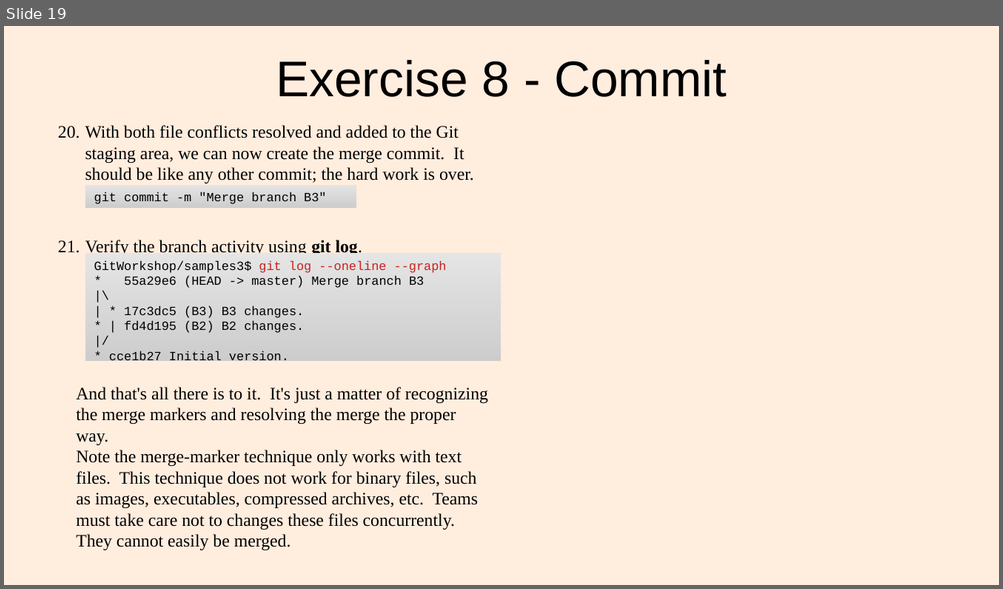
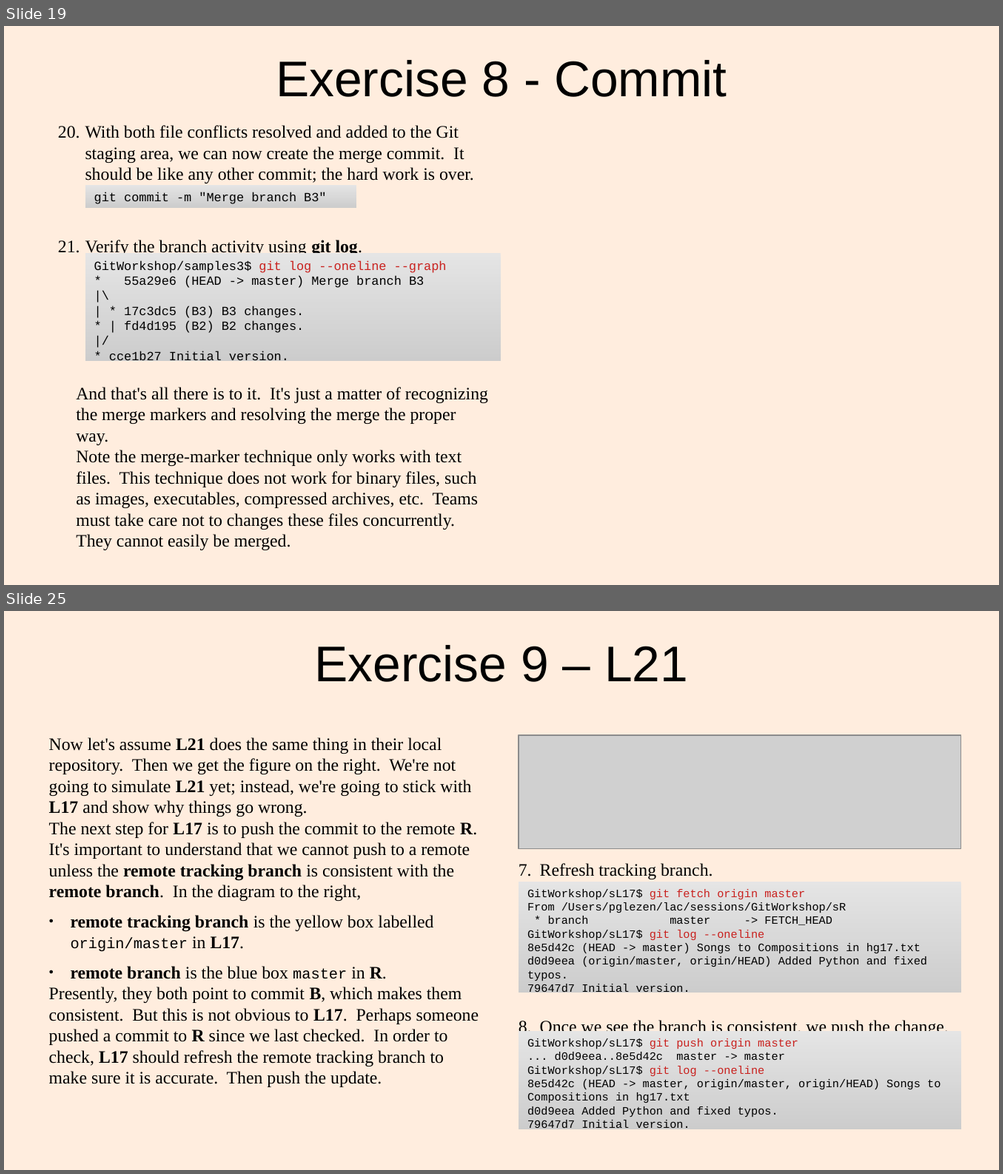
Before and after one commit to lacounty-isab/workshops, a slide deck: git/GitWorkshop2.odp. Shown one above the other, each under a label of ours: slide 19 before the commit, slides 19 and 25 after it; the slides between them are not shown. The pictures are 1003x589 and 1003x1174 pixels, drawn with LibreOffice and Linux fonts; fonts in the diff are those of the drawing; grey boxes stand for pictures. Boxes give left, top, right and bottom in pixels: in the first picture for what was removed or moved away, otherwise in the second. Text is boxed around its words. In the diff, an @@ line names an element or a change of style, - is before the commit and + after.

Commit message:
Almost finished Part 2, Exercise 9

```diff
--- a/git/GitWorkshop2.odp
+++ b/git/GitWorkshop2.odp
@@ slide 25 added at (x1=4, y1=611, x2=999, y2=1170), background #FFEDDE @@
@@ title added at (x1=315, y1=645, x2=688, y2=682), 40 pt, text #000000 @@
+Exercise 9 – L21
@@ text added at (x1=49, y1=738, x2=478, y2=1088), 14 pt, text #000000 @@
+Now let's assume L21 does the same thing in their local repository. Then we get the figure on the right. We're not going to simulate L21 yet; instead, we're going to stick with L17 and show why things go wrong.
+The next step for L17 is to push the commit to the remote R. It's important to understand that we cannot push to a remote unless the remote tracking branch is consistent with the remote branch. In the diagram to the right,
+● remote tracking branch is the yellow box labelled origin/master in L17.
+● remote branch is the blue box master in R.
+Presently, they both point to commit B, which makes them consistent. But this is not obvious to L17. Perhaps someone pushed a commit to R since we last checked. In order to check, L17 should refresh the remote tracking branch to make sure it is accurate. Then push the update.
@@ picture added at (x1=518, y1=735, x2=961, y2=849) @@
@@ text added at (x1=540, y1=863, x2=948, y2=1031), 14 pt, text #000000 @@
+7. Refresh tracking branch.
+8. Once we see the branch is consistent, we push the change.
@@ rectangle added at (x1=518, y1=882, x2=961, y2=993), fill gradient #E5E5E5 to #E4E4E4 to #E3E3E3, 9 pt, text #000000 @@
+GitWorkshop/sL17$ git fetch origin master
+From /Users/pglezen/lac/sessions/GitWorkshop/sR
+* branch master -> FETCH_HEAD
+GitWorkshop/sL17$ git log --oneline
+8e5d42c (HEAD -> master) Songs to Compositions in hg17.txt
+d0d9eea (origin/master, origin/HEAD) Added Python and fixed typos.
+79647d7 Initial version.
@@ rectangle added at (x1=518, y1=1031, x2=961, y2=1130), fill gradient #E5E5E5 to #E4E4E4 to #E3E3E3, 9 pt, text #000000 @@
+GitWorkshop/sL17$ git push origin master
+... d0d9eea..8e5d42c master -> master
+GitWorkshop/sL17$ git log --oneline
+8e5d42c (HEAD -> master, origin/master, origin/HEAD) Songs to Compositions in hg17.txt
+d0d9eea Added Python and fixed typos.
+79647d7 Initial version.
```
Also in this commit, not shown: 2 slides changed, 9 other slides added, 8 other files.
